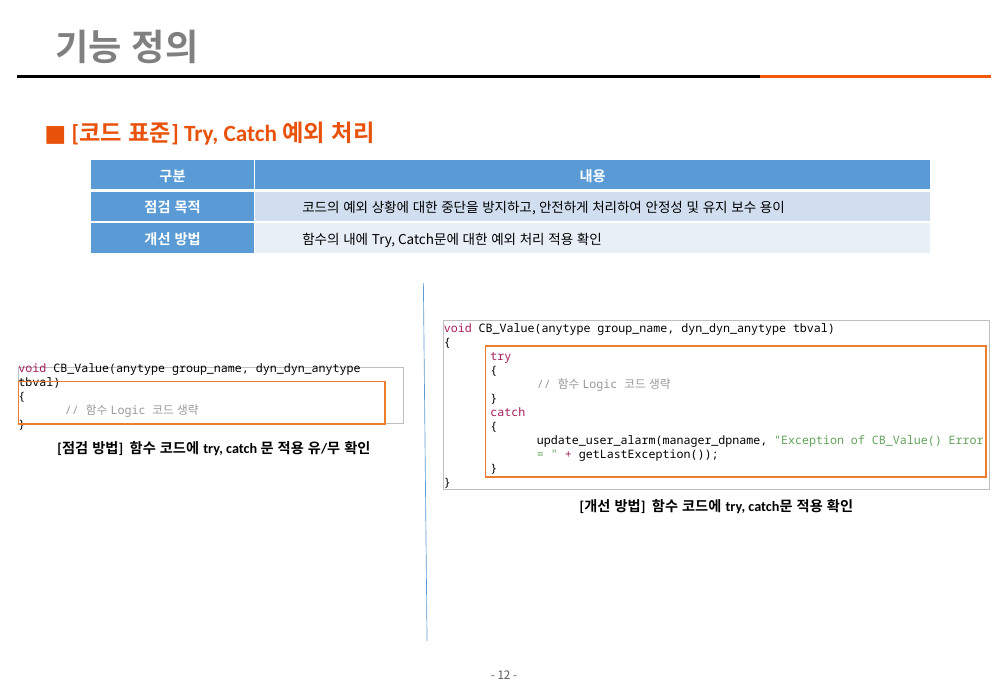
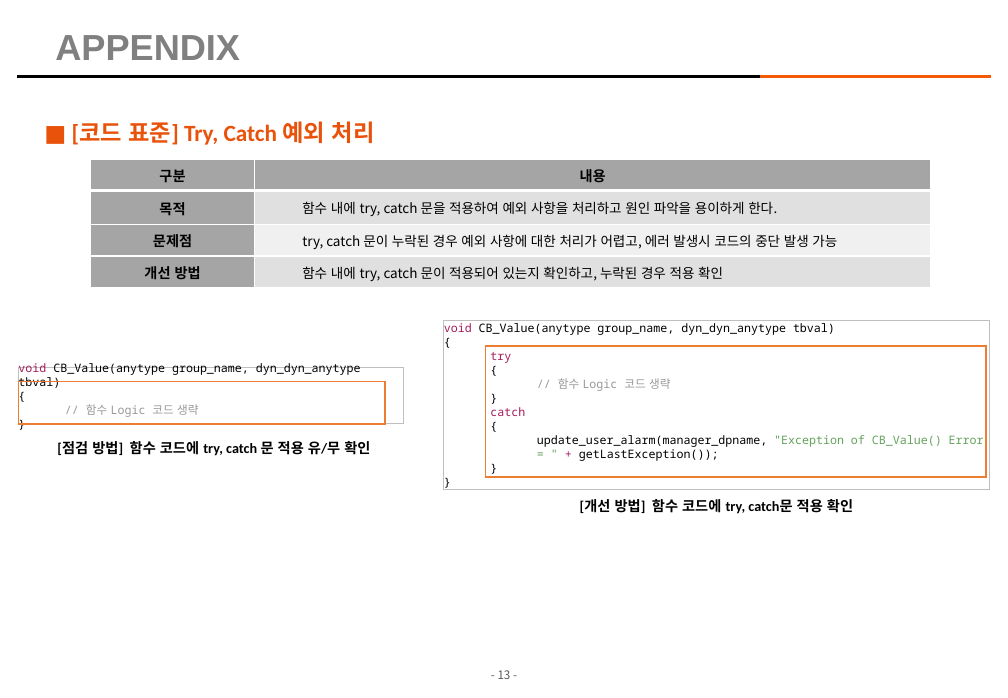
Before and after one commit to kimhopepa/PythonPjt, a slide deck: slide 13 of CodeReviewTool/doc/CodeReview_점검_Tool_매뉴얼.pptx (slide 12 before the commit). Drawn at 1008x698 pixels with LibreOffice and Linux fonts; fonts in the diff are those of the drawing; background and template pictures are left out. Boxes give left, top, right and bottom in pixels: in the first picture for what was removed or moved away, otherwise in the second. Text is boxed around its words. In the diff, an @@ line names an element or a change of style, - is before the commit and + after.

```diff
--- a/CodeReviewTool/doc/CodeReview_점검_Tool_매뉴얼.pptx
+++ b/CodeReviewTool/doc/CodeReview_점검_Tool_매뉴얼.pptx
@@ title at <box>55,35,240,60</box>: text changed @@
-기능 정의
+APPENDIX
@@ table at <box>90,159,931,288</box> @@
-row 2: 점검 목적 | 코드의 예외 상황에 대한 중단을 방지하고, 안전하게 처리하여 안정성 및 유지 보수 용이
-row 3: 개선 방법 | 함수의 내에 Try, Catch문에 대한 예외 처리 적용 확인
+row 2: 목적 | 함수 내에 try, catch 문을 적용하여 예외 사항을 처리하고 원인 파악을 용이하게 한다.
+row 3: 문제점 | try, catch 문이 누락된 경우 예외 사항에 대한 처리가 어렵고, 에러 발생시 코드의 중단 발생 가능
+row 4: 개선 방법 | 함수 내에 try, catch 문이 적용되어 있는지 확인하고, 누락된 경우 적용 확인
@@ line removed from (423, 283) to (427, 641) @@
```
Also in this commit, not shown: 12 other slides changed, 1 slide added, 1 other file.
